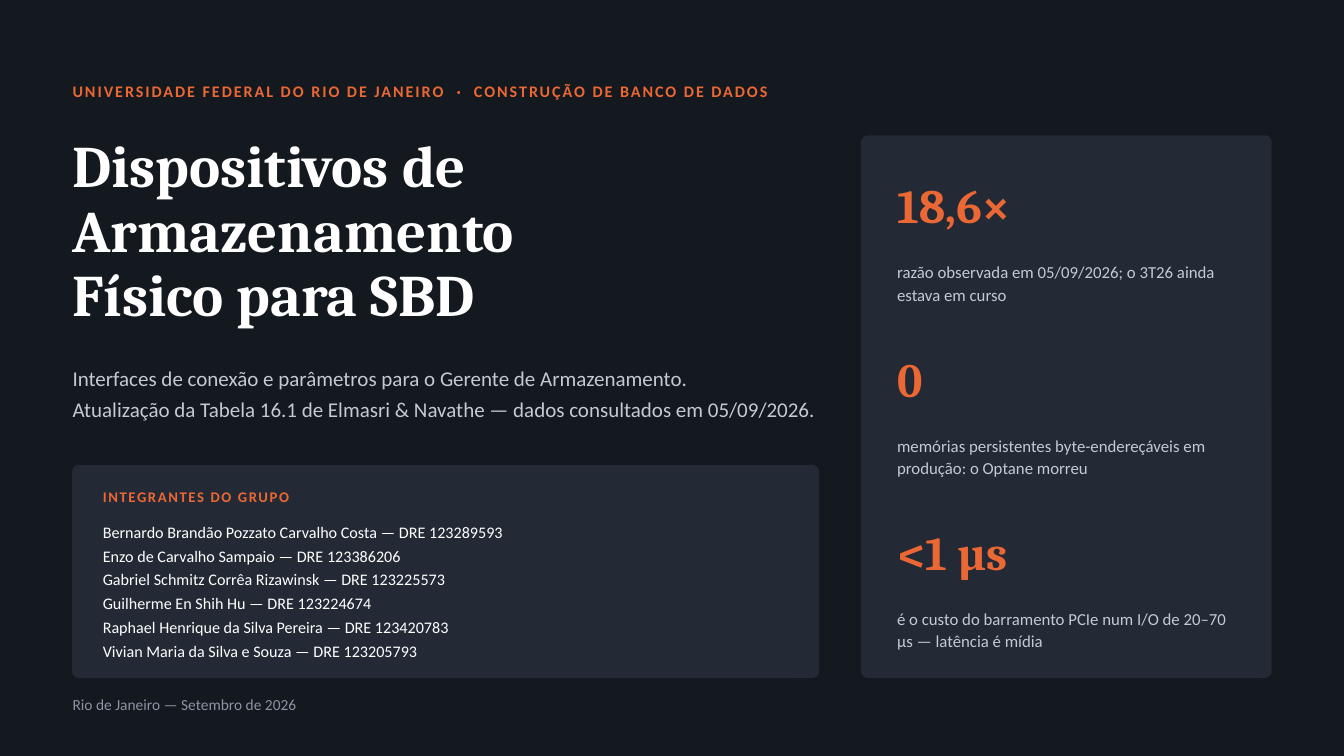
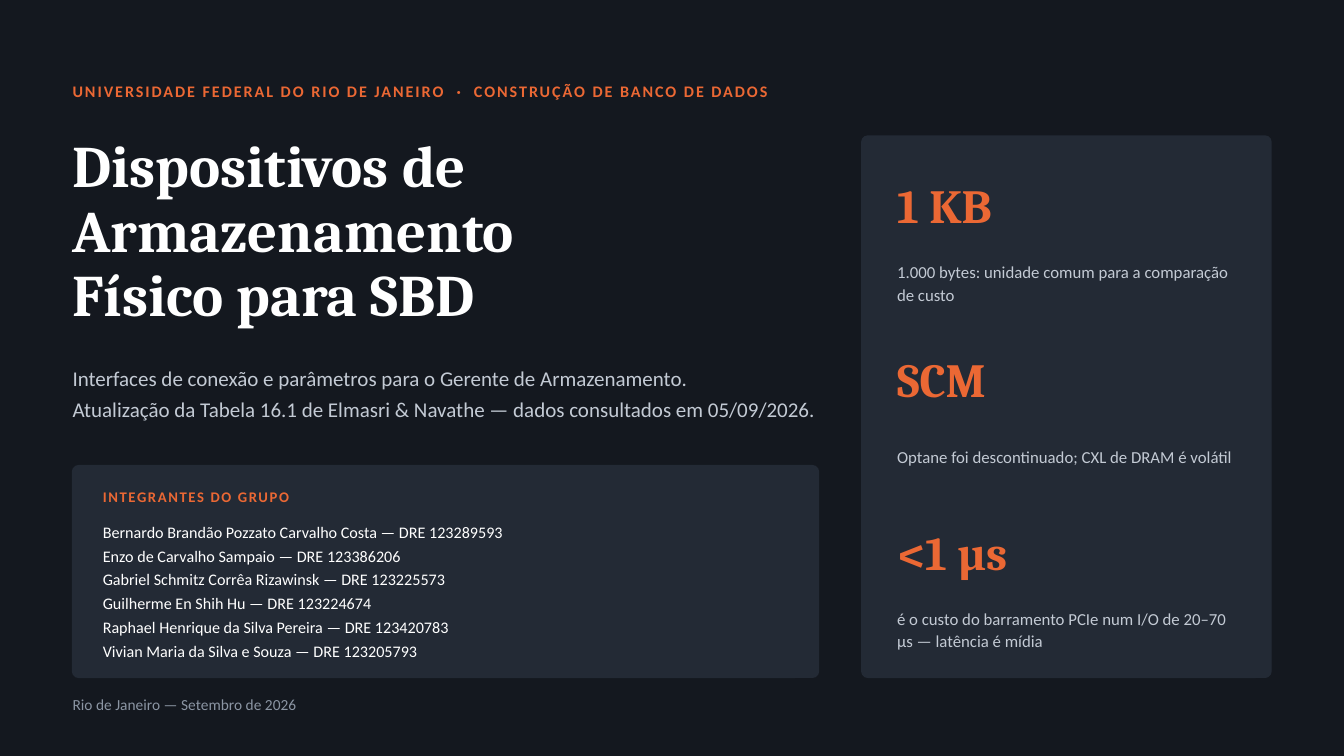
Before and after one commit to guilherme-hu/Trabalho-CBD, a slide deck: slide 1 of Storage e Interfaces/Slides_Armazenamento_SBD.pptx. Drawn at 1344x756 pixels with LibreOffice and Linux fonts; fonts in the diff are those of the drawing. Boxes give left, top, right and bottom in pixels: in the first picture for what was removed or moved away, otherwise in the second. Text is boxed around its words. In the diff, an @@ line names an element or a change of style, - is before the commit and + after.

Commit message:
Revisa entregas de Storage e NAS/SAN/AST
Corrige unidades, preços e afirmações técnicas dos relatórios.

Enxuga e regenera PDFs, apresentações e gráficos, preservando os requisitos dos enunciados.

Fortalece os verificadores de consistência e normaliza a estrutura dos arquivos PPTX.

```diff
--- a/Storage e Interfaces/Slides_Armazenamento_SBD.pptx
+++ b/Storage e Interfaces/Slides_Armazenamento_SBD.pptx
@@ text at (897, 191, 991, 223): text changed @@
-18,6×
+1 KB
@@ text at (897, 266, 1228, 301): text changed @@
-razão observada em 05/09/2026; o 3T26 ainda estava em curso
+1.000 bytes: unidade comum para a comparação de custo
@@ text at (897, 365, 986, 398): text changed @@
-0
+SCM
@@ text at (897, 451, 1231, 466): text changed @@
-memórias persistentes byte-endereçáveis em produção: o Optane morreu
+Optane foi descontinuado; CXL de DRAM é volátil
```
Also in this commit, not shown: 18 other slides changed, 4 slides removed, 19 other files.
